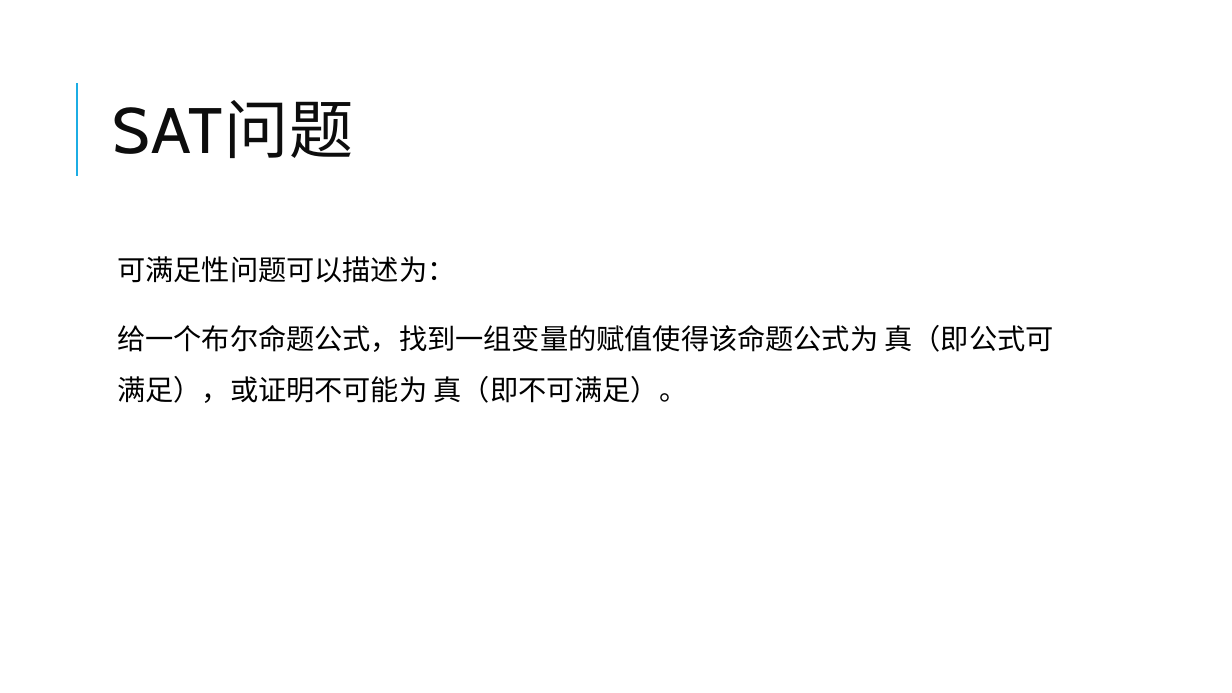
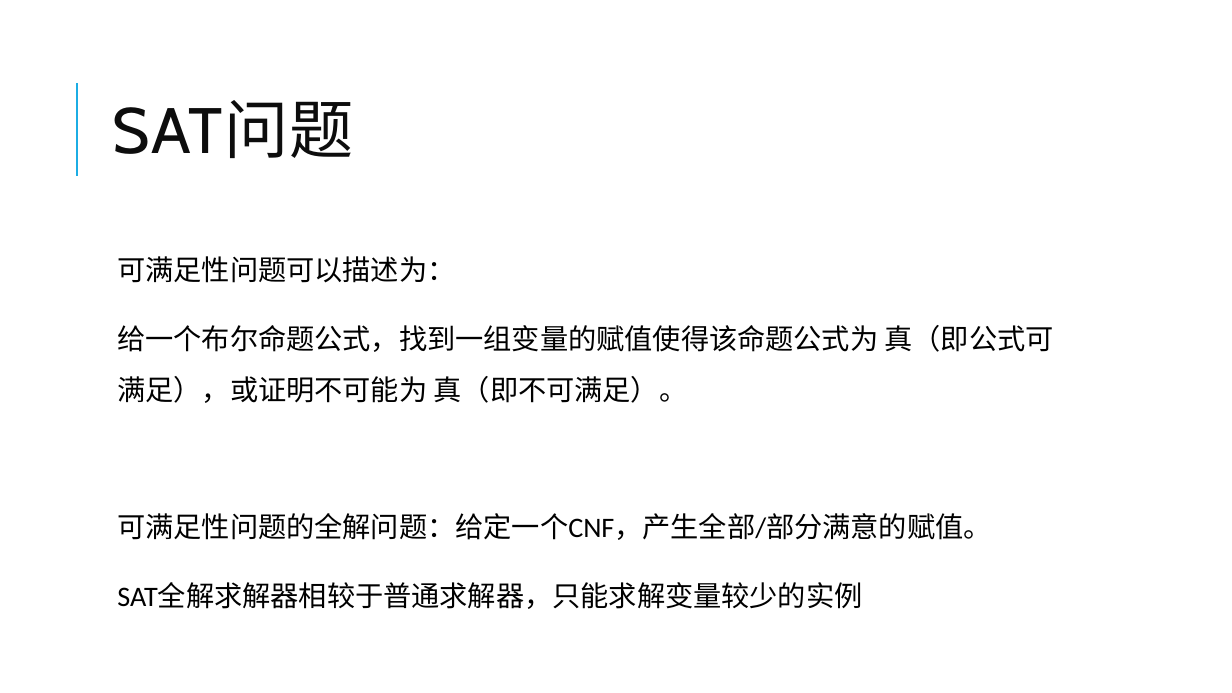
Before and after one commit to yberlin/hello-world, a slide deck: slide 7 of 数电/代数解析器与其密码学领域的应用.pptx. Drawn at 1232x693 pixels with LibreOffice and Linux fonts; fonts in the diff are those of the drawing. Boxes give left, top, right and bottom in pixels: in the first picture for what was removed or moved away, otherwise in the second. Text is boxed around its words. In the diff, an @@ line names an element or a change of style, - is before the commit and + after.

```diff
--- a/数电/代数解析器与其密码学领域的应用.pptx
+++ b/数电/代数解析器与其密码学领域的应用.pptx
@@ text at bbox=[117, 513, 991, 609]: paragraphs added @@
+  可满足性问题的全解问题：给定一个CNF，产生全部/部分满意的赋值。
+  SAT全解求解器相较于普通求解器，只能求解变量较少的实例
```
Also in this commit, not shown: 6 other slides changed, 14 slides added, 1 slide removed.
